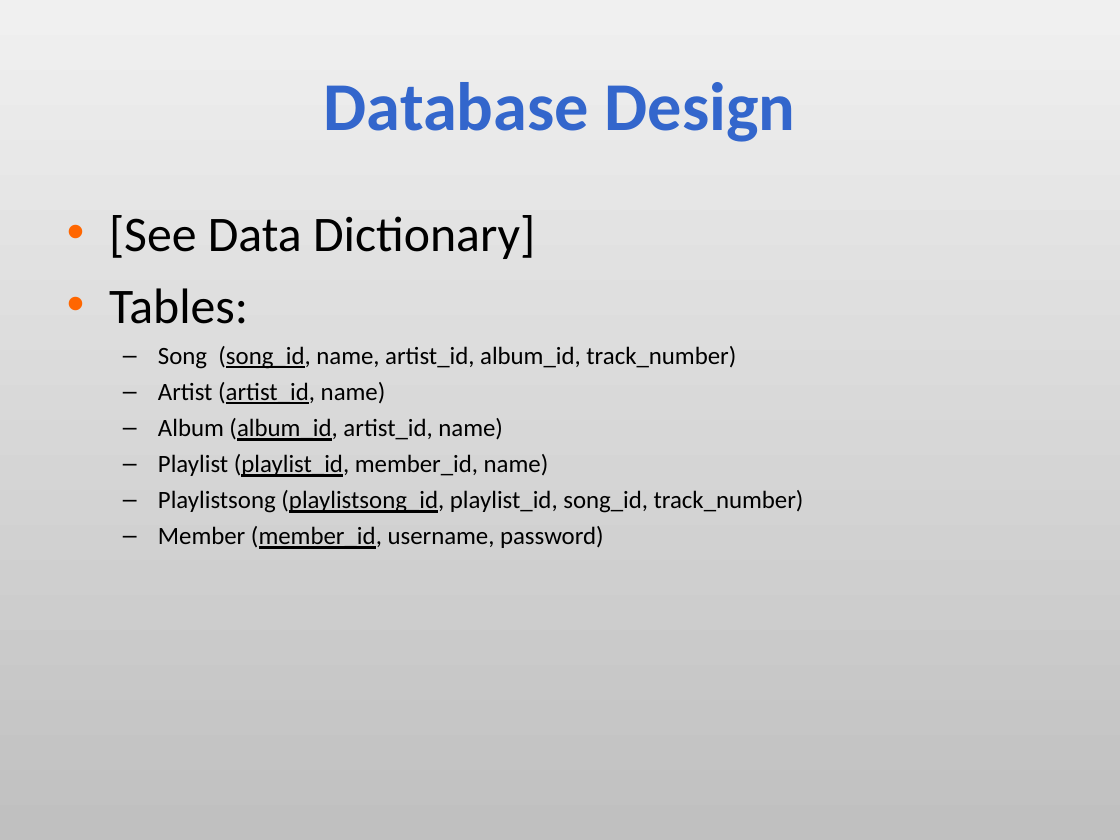
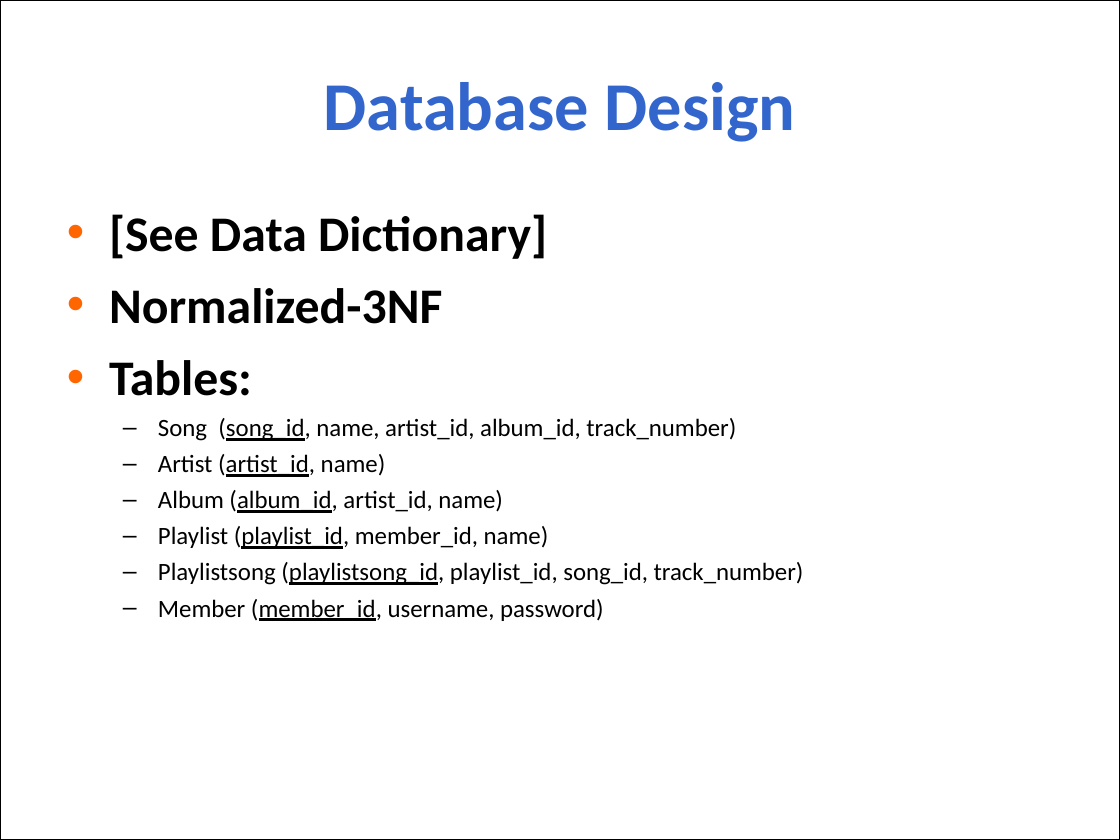
Before and after one commit to aajackson/Creepers, a slide deck: slide 6 of Documentation/MyFavs Presentation.ppt. Drawn at 1120x840 pixels with LibreOffice and Linux fonts; fonts in the diff are those of the drawing; background and template pictures are left out. Boxes give left, top, right and bottom in pixels: in the first picture for what was removed or moved away, otherwise in the second. Text is boxed around its words. In the diff, an @@ line names an element or a change of style, - is before the commit and + after.

Commit message:
Updated Powerpoint: Added theme & content

```diff
--- a/Documentation/MyFavs Presentation.ppt
+++ b/Documentation/MyFavs Presentation.ppt
@@ background gradient #F0F0F0 to #C0C0C0 to picture (left out) @@
@@ rectangle added at <box>0,0,1120,840</box>, fill #FFFFFF at 75% opacity, outline #000000 0.74 pt @@
@@ text at <box>109,214,547,396</box>: bold on in "[See Data Dictionary]", "Tables:" @@
@@ text at <box>109,288,442,324</box>: paragraph added @@
+• Normalized-3NF
```
Also in this commit, not shown: 11 other slides changed, 2 slides added, 2 slides removed.
